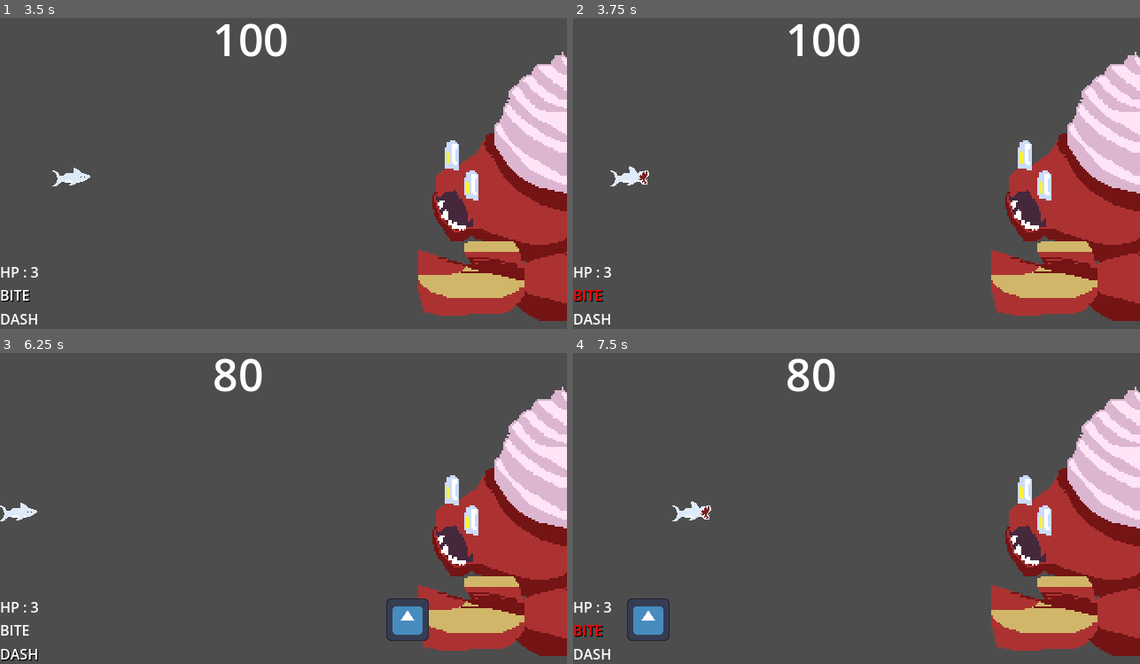
Above: before the commit, frames 1-4 (two rows, left to right).
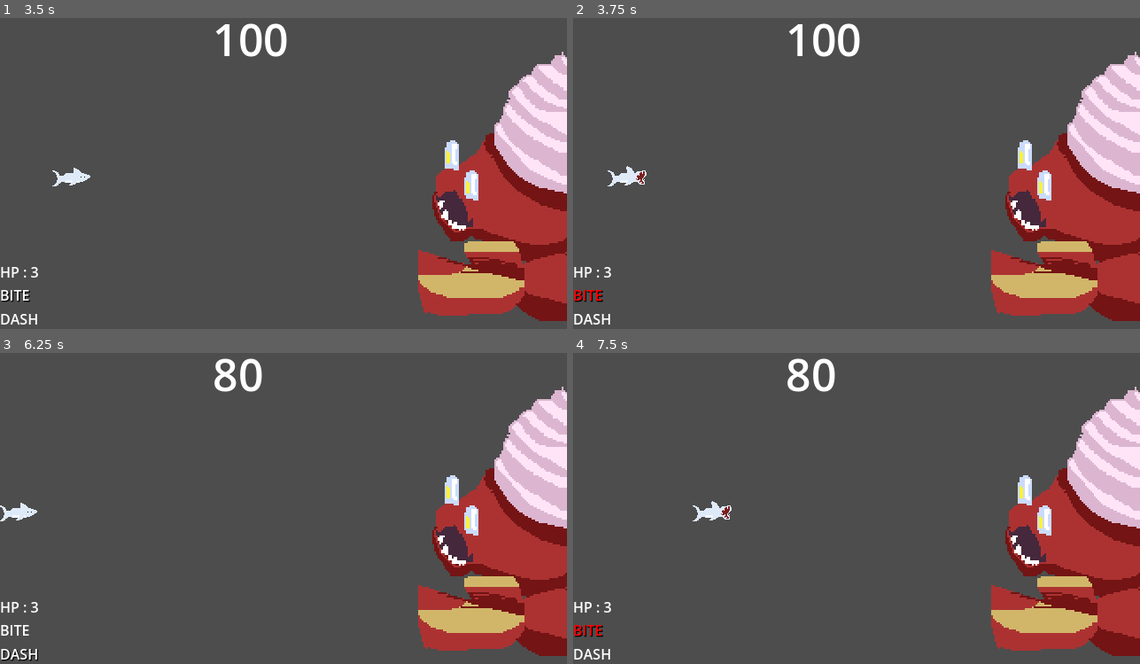
Above: after the commit, the same moments.

Repository: bugger1248/Fin_the_shark
Game: Godot game, scene res://Scenes/game.tscn
Same seed, same stepped clock (60 frames per second), same inputs: the game is played once before the commit and once after it. The engine's default icon, where the game draws it, is replaced by a stand-in: a white triangle on a blue panel in a dark square.
Inputs:
- Up to frame 1 (3.5 s): hold Right (move_right) 0.53-1.28 s; tap Space (choose_action) at 0.6, 1.35, 2.1, 2.75, 2.85 s; tap Enter at 1.25 s; hold S (action_down) 1.28-2.03 s; hold Right (move_right) 2.03-2.78 s; hold W (action_up) from 2.78 s (still down)
- Up to frame 2 (3.75 s): tap Enter at 3.5 s; release W (action_up) at 3.53 s; hold Left (move_left) from 3.53 s (still down); tap Space (choose_action) at 3.6 s
- Up to frame 3 (6.25 s): tap Space (choose_action) at 4.35, 5.1, 5.85 s; release Left (move_left) at 5.03 s; hold S (action_down) 5.03-5.78 s; hold Right (move_right) from 5.78 s (still down)
- Up to frame 4 (7.5 s): release Right (move_right) at 6.53 s; hold W (action_up) 6.53-7.28 s; tap Space (choose_action) at 6.6, 7.35 s; hold Right (move_right) from 7.28 s (still down)

Frame 1 is identical in both runs. In frame 2, 0.1% of the frame differs, in the area x 6-14%, y 47-55%; in frame 3, 0.7%; in frame 4, 0.9%, in the area x 9-28%, y 47-93%.

Commit message:
added wave attack and fixed invincibility

Diff:
--- a/fin-the-shark/Scenes/fin.tscn
+++ b/fin-the-shark/Scenes/fin.tscn
@@ -104,21 +104,38 @@
 
 [sub_resource type="Animation" id="Animation_dqx5i"]
 resource_name = "hit"
+length = 2.0
 tracks/0/type = "value"
 tracks/0/imported = false
 tracks/0/enabled = true
-tracks/0/path = NodePath(".:modulate")
+tracks/0/path = NodePath(".:visible")
 tracks/0/interp = 1
 tracks/0/loop_wrap = true
 tracks/0/keys = {
-"times": PackedFloat32Array(0, 0.26, 0.51),
-"transitions": PackedFloat32Array(1, 1, 1),
-"update": 0,
-"values": [Color(1, 1, 1, 1), Color(1, 0, 0, 1), Color(1, 1, 1, 1)]
+"times": PackedFloat32Array(0, 0.1, 0.4, 0.5, 0.7, 0.8, 1.1, 1.2, 1.5, 1.6, 1.9, 2),
+"transitions": PackedFloat32Array(1, 1, 1, 1, 1, 1, 1, 1, 1, 1, 1, 1),
+"update": 1,
+"values": [false, true, false, true, false, true, false, true, false, true, false, true]
+}
+
+[sub_resource type="Animation" id="Animation_8ldow"]
+length = 0.001
+tracks/0/type = "value"
+tracks/0/imported = false
+tracks/0/enabled = true
+tracks/0/path = NodePath(".:visible")
+tracks/0/interp = 1
+tracks/0/loop_wrap = true
+tracks/0/keys = {
+"times": PackedFloat32Array(0),
+"transitions": PackedFloat32Array(1),
+"update": 1,
+"values": [true]
 }
 
 [sub_resource type="AnimationLibrary" id="AnimationLibrary_iqerj"]
 _data = {
+&"RESET": SubResource("Animation_8ldow"),
 &"hit": SubResource("Animation_dqx5i")
 }
 
@@ -130,7 +147,7 @@
 [node name="Fin" type="CharacterBody2D"]
 motion_mode = 1
 script = ExtResource("1_kp3xx")
-acceleration = 800
+acceleration = 900
 friction = 8
 max_speed = 300
 dash_velocity = 1000
--- a/fin-the-shark/Scenes/krabby.tscn
+++ b/fin-the-shark/Scenes/krabby.tscn
@@ -1,9 +1,43 @@
-[gd_scene load_steps=11 format=3 uid="uid://dhkk5106hioql"]
+[gd_scene load_steps=15 format=3 uid="uid://dhkk5106hioql"]
 
 [ext_resource type="Script" uid="uid://cmrik5t5lqv0n" path="res://Scripts/krabby.gd" id="1_tfomv"]
 [ext_resource type="Texture2D" uid="uid://d1dg744h5swwm" path="res://Assets/krabby.png" id="2_vhrx4"]
 [ext_resource type="PackedScene" uid="uid://cesa2j6038xon" path="res://Scenes/hurt_box.tscn" id="3_hne63"]
 [ext_resource type="PackedScene" uid="uid://d1qevhpykafk4" path="res://Scenes/hit_box.tscn" id="4_vhrx4"]
+
+[sub_resource type="AtlasTexture" id="AtlasTexture_4ddwm"]
+atlas = ExtResource("2_vhrx4")
+region = Rect2(0, 0, 160, 160)
+
+[sub_resource type="AtlasTexture" id="AtlasTexture_bwk8q"]
+atlas = ExtResource("2_vhrx4")
+region = Rect2(320, 0, 160, 160)
+
+[sub_resource type="AtlasTexture" id="AtlasTexture_fhabd"]
+atlas = ExtResource("2_vhrx4")
+region = Rect2(160, 0, 160, 160)
+
+[sub_resource type="SpriteFrames" id="SpriteFrames_gqg1v"]
+animations = [{
+"frames": [{
+"duration": 1.0,
+"texture": SubResource("AtlasTexture_4ddwm")
+}],
+"loop": false,
+"name": &"default",
+"speed": 5.0
+}, {
+"frames": [{
+"duration": 1.0,
+"texture": SubResource("AtlasTexture_bwk8q")
+}, {
+"duration": 1.0,
+"texture": SubResource("AtlasTexture_fhabd")
+}],
+"loop": true,
+"name": &"telegraph",
+"speed": 5.0
+}]
 
 [sub_resource type="Animation" id="Animation_hne63"]
 length = 0.001
@@ -55,11 +89,11 @@
 metadata/_edit_vertical_guides_ = [553.0]
 metadata/_edit_horizontal_guides_ = [312.0]
 
-[node name="Sprite2D" type="Sprite2D" parent="."]
+[node name="Sprite2D" type="AnimatedSprite2D" parent="."]
 z_index = -1
 position = Vector2(480, 191)
 scale = Vector2(2, 2)
-texture = ExtResource("2_vhrx4")
+sprite_frames = SubResource("SpriteFrames_gqg1v")
 
 [node name="AnimationPlayer" type="AnimationPlayer" parent="."]
 libraries = {
@@ -86,3 +120,5 @@
 position = Vector2(598.125, 129.25)
 shape = SubResource("RectangleShape2D_wd47r")
 debug_color = Color(0.7, 0, 0, 0.419608)
+
+[node name="Timer" type="Timer" parent="."]
--- a/fin-the-shark/Scenes/shell.tscn
+++ b/fin-the-shark/Scenes/shell.tscn
@@ -10,7 +10,7 @@
 collision_layer = 4
 collision_mask = 2
 script = ExtResource("1_et3vo")
-velocity = 300
+velocity = 200
 metadata/_custom_type_script = "uid://chqc7wvsekb1p"
 
 [node name="Sprite2D" type="Sprite2D" parent="."]
--- a/fin-the-shark/Scripts/krabby.gd
+++ b/fin-the-shark/Scripts/krabby.gd
@@ -4,15 +4,22 @@
 var health : int = 100
 var health_label : Label
 
-var attack_interval : float = 3.0
+var attack_interval : float = 5.0
 var attack_timer : Timer = Timer.new()
 
 enum STATES {IDLE, ATTACK, STANDBY}
 var state : STATES = STATES.STANDBY
 
+var current_attack = "wave"
+
 var attack_array
 
 var shell_scene := preload("res://Scenes/shell.tscn")
+
+var wave_counter : int = 0
+
+@onready var timer := $Timer
+@onready var sprite := $Sprite2D
 
 signal boss_died
 
@@ -26,6 +33,9 @@
 	attack_timer.timeout.connect(_on_attack_timerout)
 	add_child(attack_timer)
 
+	timer.timeout.connect(_on_attack_timer_timeout)
+	timer.one_shot = true
+
 func exit_standby() -> void:
 	attack_timer.start()
 	state = STATES.IDLE
@@ -35,8 +45,13 @@
 	apply_damage(area.damage)
 
 func _on_attack_timerout():
-	state = STATES.ATTACK
-	execute_attack()
+	if state == STATES.ATTACK:
+		execute_attack()
+		sprite.play("default")
+	else:
+		state = STATES.ATTACK
+		sprite.play("telegraph")
+		attack_timer.start()
 
 
 func apply_damage(damage : int):
@@ -49,9 +64,34 @@
 
 func execute_attack():
 	#spawn shell
-	var shell = shell_scene.instantiate()
-	shell.position = Vector2(530, 310)
-	add_child(shell)
 
+	spawn_wave()
+	timer.start(1)
 
-	attack_timer.start()
+func _on_attack_timer_timeout():
+	if current_attack == "wave":
+		spawn_wave()
+		wave_counter += 1
+
+	if wave_counter < 10:
+
+		timer.start(1)
+	else:
+		attack_timer.start()
+		wave_counter = 0
+		state = STATES.IDLE
+
+func spawn_wave():
+	var empty_place : int = randi_range(0, 3)
+	var shells : Array = []
+
+	for i in range(4):
+		if i == empty_place:
+			continue
+
+		var shell = shell_scene.instantiate()
+		shell.position = Vector2(530, 40 + 100*i)
+		shells.append(shell)
+
+	for scene in shells:
+		add_child(scene)
Binary file changed: fin-the-shark/Assets/krabby.png
Not shown: 1 places in fin-the-shark/Scenes/fin.tscn that only renumber resources
Not shown, changed: fin-the-shark/next_time.txt
